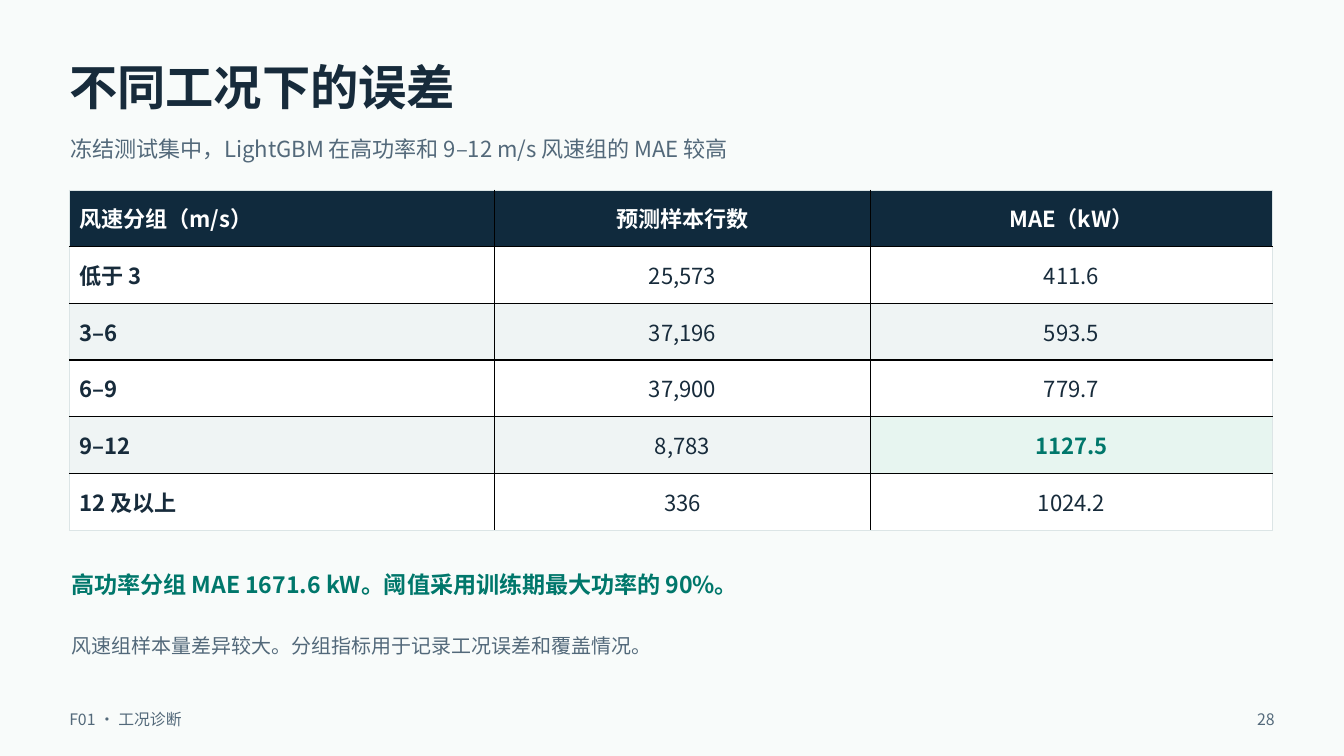
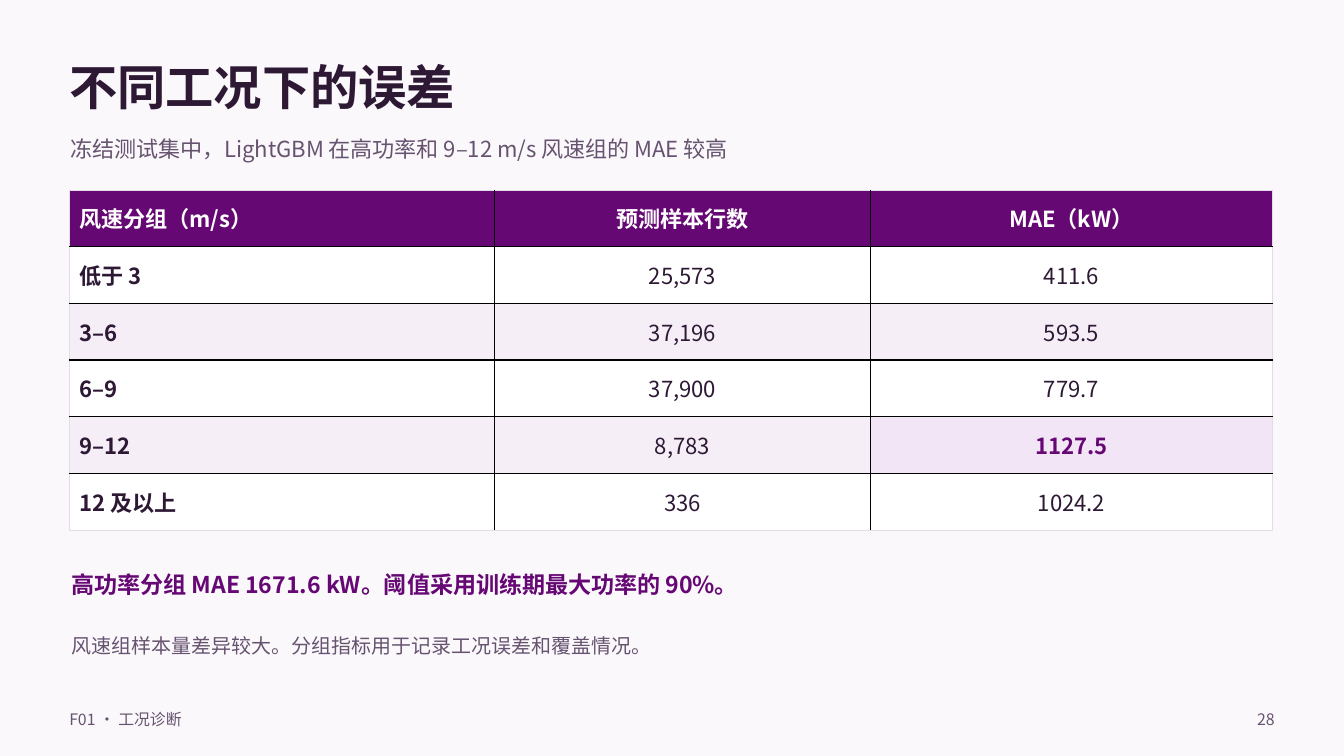
Before and after one commit to Sunhuahai/wind-power-forecasting, a slide deck: slide 28 of docs/研究记录/风电功率预测项目汇报_详版_2026-11-26.pptx. Drawn at 1344x756 pixels with LibreOffice and Linux fonts; fonts in the diff are those of the drawing. Boxes give left, top, right and bottom in pixels: in the first picture for what was removed or moved away, otherwise in the second. Text is boxed around its words. In the diff, an @@ line names an element or a change of style, - is before the commit and + after.

```diff
--- a/docs/研究记录/风电功率预测项目汇报_详版_2026-11-26.pptx
+++ b/docs/研究记录/风电功率预测项目汇报_详版_2026-11-26.pptx
@@ background #F8FBFA to #FBF8FC @@
@@ text "不同工况下的误差" at (69,64,455,110): text colour #172B3B to #2E1935 @@
@@ table at (70,191,1273,531) @@
@@ fill #102A3D to #660874 in row 1 @@
@@ fill #EFF4F4 to #F5EEF7 in 5 cells @@
@@ fill #E7F5F0 to #F2E5F5 in row 5, column 3 @@
@@ text colour #172B3B to #2E1935 in "低于 3", "25,573", "411.6", "3–6" and 10 more places @@
@@ text colour #00776B to #660874 in "1127.5" @@
@@ borders changed @@
@@ text "高功率分组 MAE 1671.6 kW。阈值采用训练期最大功率的 90%。" at (71,573,737,595): text colour #00776B to #660874 @@
@@ text colour #53697A to #66536F in 4 elements at (70,138,728,163), (69,712,181,726), (1257,713,1275,725), (71,636,651,655) @@
```
Also in this commit, not shown: 29 other slides changed.
